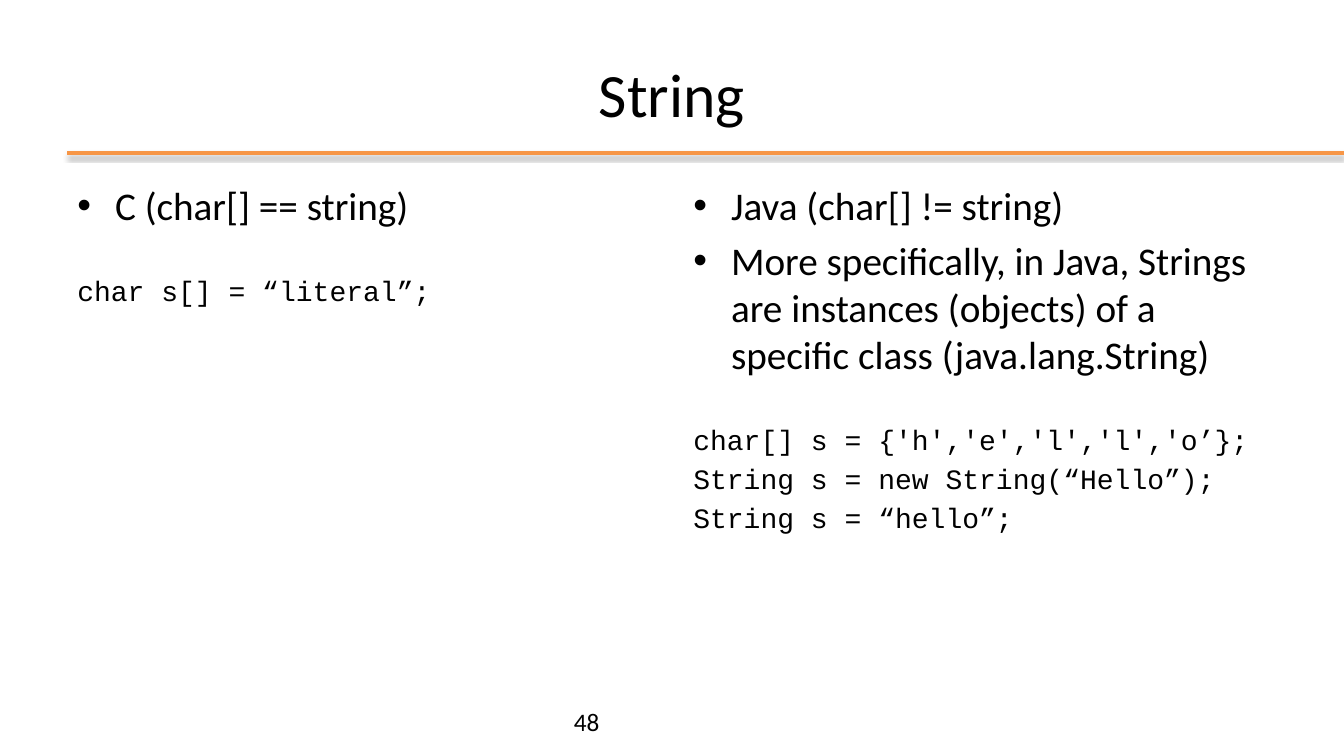
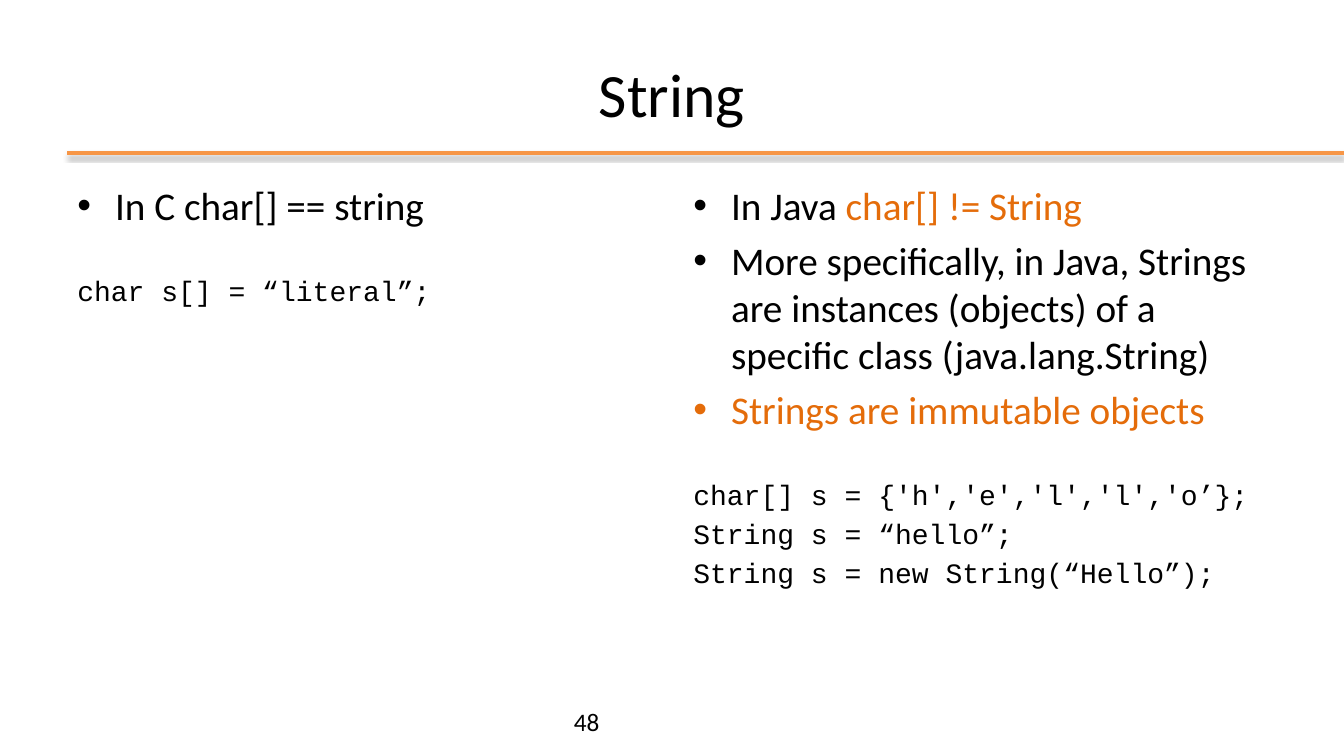
Before and after one commit to plctechnician/ooprogramming, a slide deck: slide 48 of java/slides/ppt/02 - Java Basics.pptx. Drawn at 1344x756 pixels with LibreOffice and Linux fonts; fonts in the diff are those of the drawing; background and template pictures are left out. Boxes give left, top, right and bottom in pixels: in the first picture for what was removed or moved away, otherwise in the second. Text is boxed around its words. In the diff, an @@ line names an element or a change of style, - is before the commit and + after.

```diff
--- a/java/slides/ppt/02 - Java Basics.pptx
+++ b/java/slides/ppt/02 - Java Basics.pptx
@@ text at box(115, 191, 424, 227): text changed @@
-• C (char[] == string)
+• In C char[] == string
@@ text at box(731, 191, 1082, 227): text changed; text colour #000000 to #E46C0A @@
-• Java (char[] != string)
+• In Java char[] != String
@@ text at box(731, 396, 1205, 431): paragraph added @@
+• Strings are immutable objects
@@ text at box(693, 508, 1013, 534): paragraph removed @@
-String s = “hello”;
@@ text at box(693, 524, 1013, 550): paragraph added @@
+String s = “hello”;
```
Also in this commit, not shown: 2 other slides changed, 1 slide removed.
